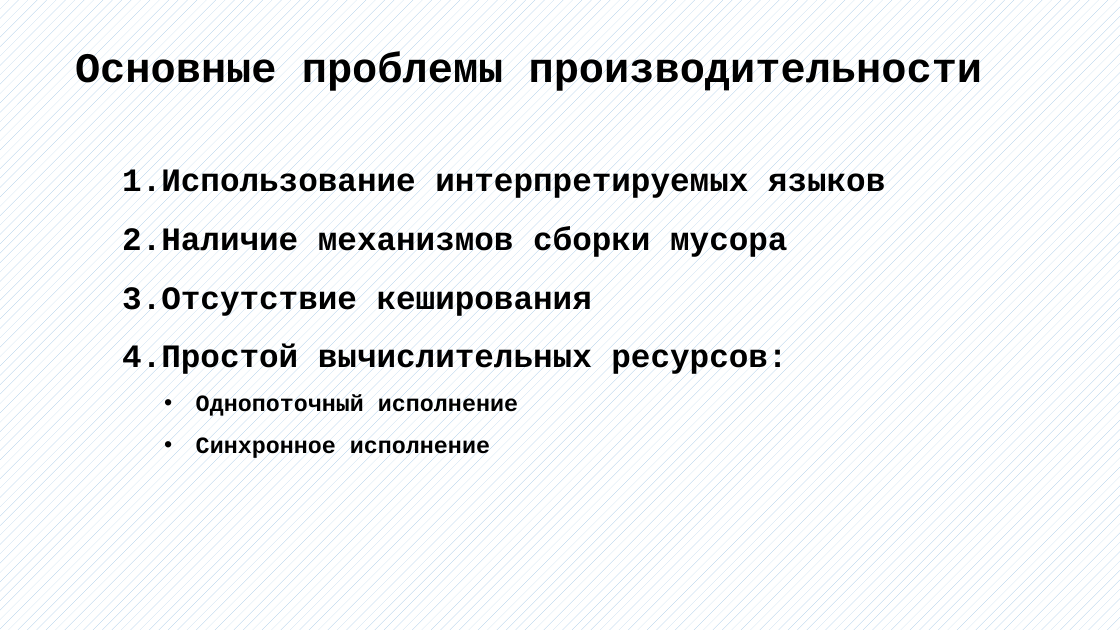
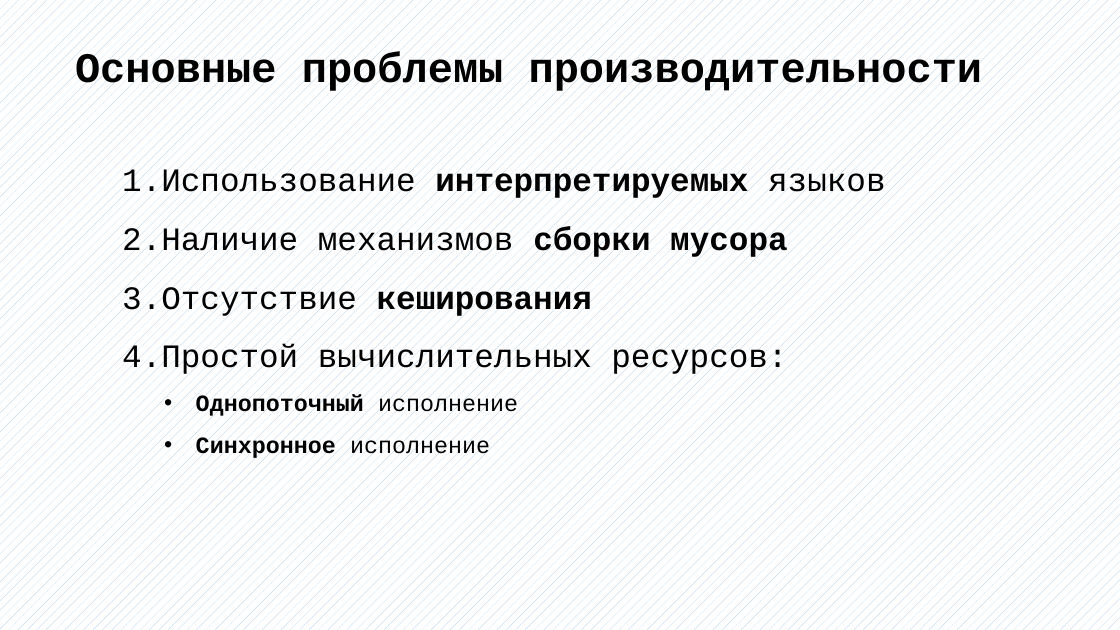
Before and after one commit to bobs4462/tachyon, a slide deck: slide 7 of docs/Презентация ВКР.pptx. Drawn at 1120x630 pixels with LibreOffice and Linux fonts; fonts in the diff are those of the drawing. Boxes give left, top, right and bottom in pixels: in the first picture for what was removed or moved away, otherwise in the second. Text is boxed around its words. In the diff, an @@ line names an element or a change of style, - is before the commit and + after.

```diff
--- a/docs/Презентация ВКР.pptx
+++ b/docs/Презентация ВКР.pptx
@@ text "Использование интерпретируемых языков" at (x1=122, y1=167, x2=885, y2=460): bold off in "Использование языков", "Наличие механизмов", "Отсутствие", "Простой вычислительных ресурсов:" and 2 more places @@
```
Also in this commit, not shown: 8 other slides changed, 5 slides added, 3 slides removed, 2 other files.
